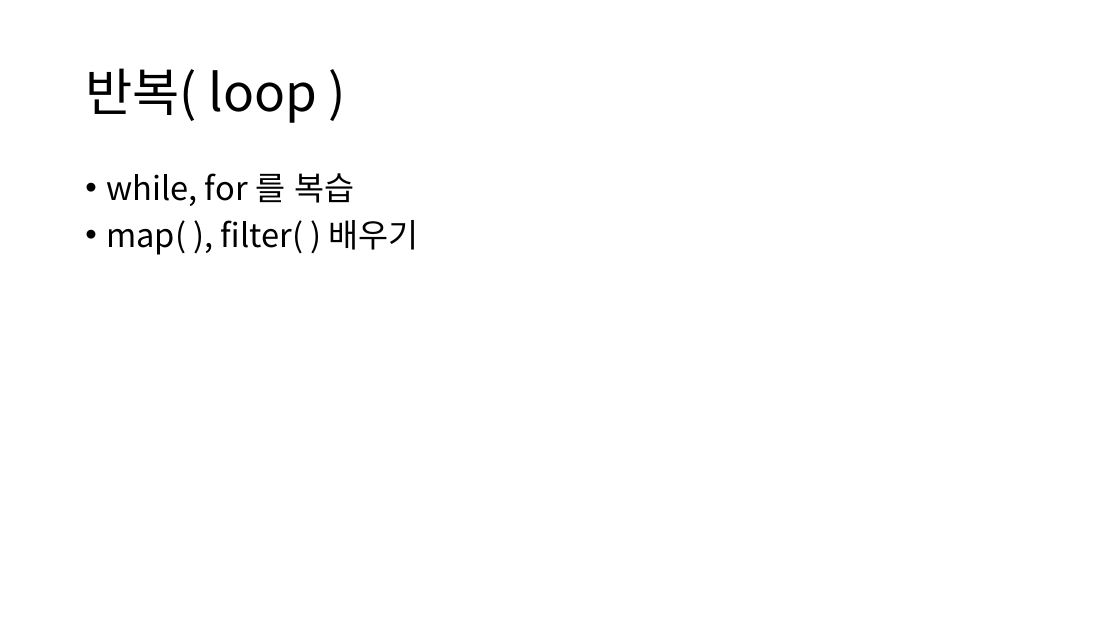
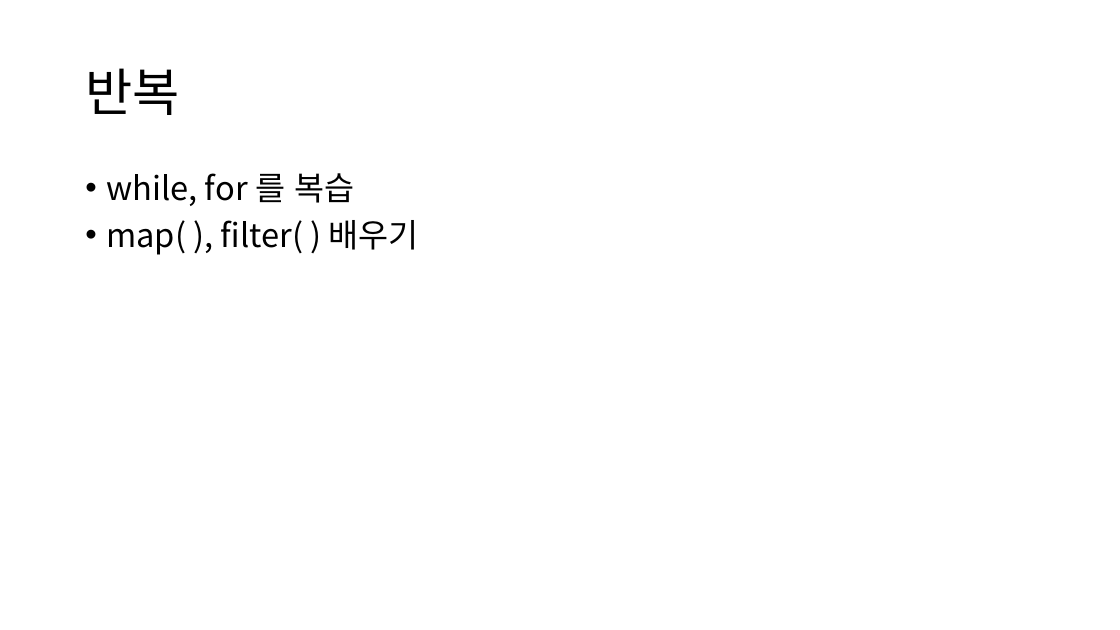
Before and after one commit to GNUCSAssistants/2021webprogramming, a slide deck: slide 1 of 수업/8. JavaScript (4)/PPT/JavaScript(4).pptx. Drawn at 1120x630 pixels with LibreOffice and Linux fonts; fonts in the diff are those of the drawing. Boxes give left, top, right and bottom in pixels: in the first picture for what was removed or moved away, otherwise in the second. Text is boxed around its words. In the diff, an @@ line names an element or a change of style, - is before the commit and + after.

```diff
--- a/수업/8. JavaScript (4)/PPT/JavaScript(4).pptx
+++ b/수업/8. JavaScript (4)/PPT/JavaScript(4).pptx
@@ title at (x1=85, y1=68, x2=179, y2=115): text changed @@
-반복( loop )
+반복
```
Also in this commit, not shown: 5 other slides changed, 1 slide added, 4 other files.
